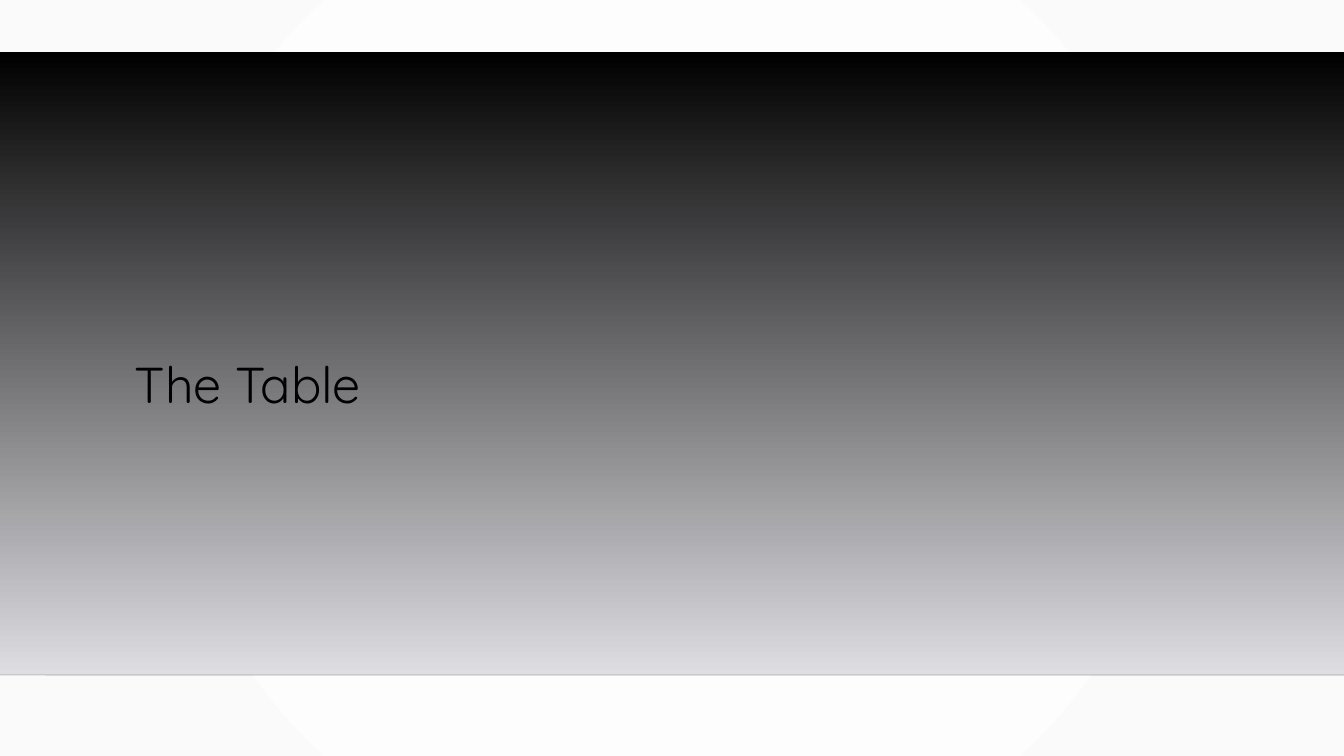
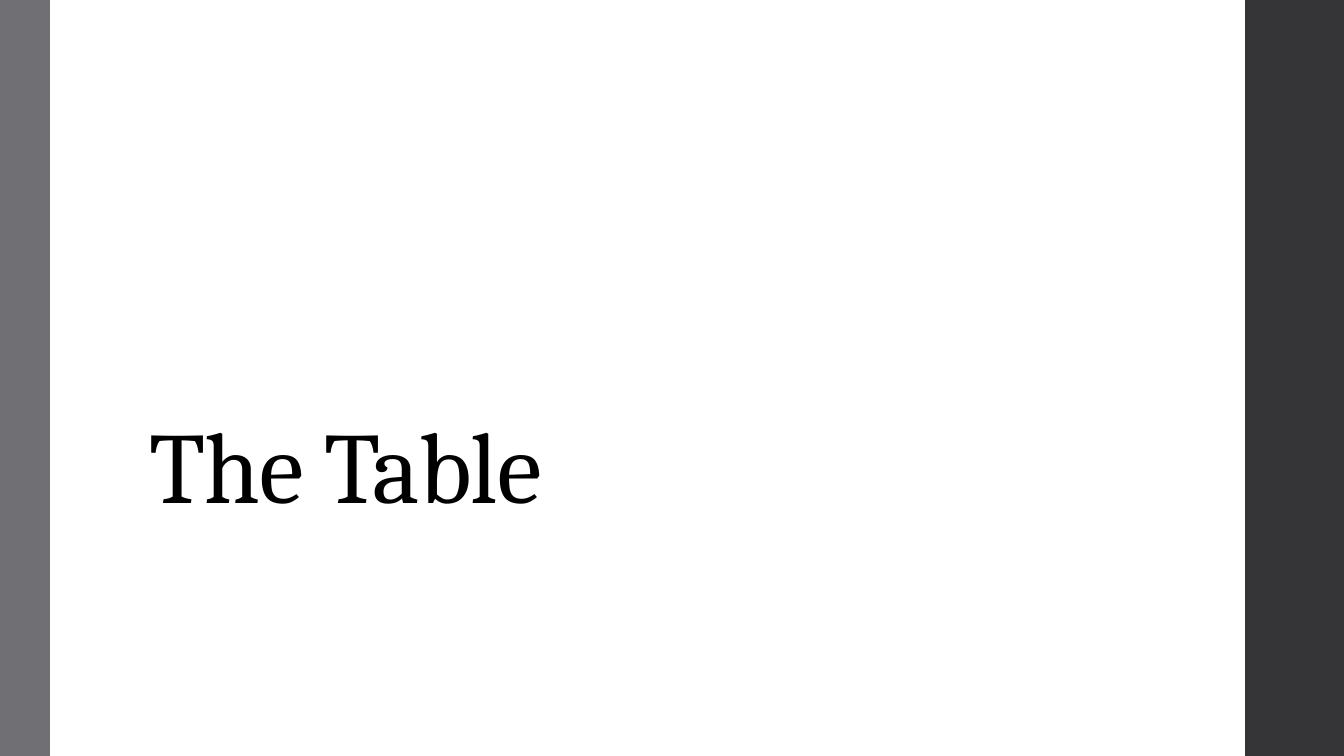
Before and after one commit to MGIS-UMN/GIS5577_week2, a slide deck: slide 6 of BASIC_SQL.odp. Drawn at 1344x756 pixels with LibreOffice and Linux fonts; fonts in the diff are those of the drawing; background and template pictures are left out. Boxes give left, top, right and bottom in pixels: in the first picture for what was removed or moved away, otherwise in the second. Text is boxed around its words. In the diff, an @@ line names an element or a change of style, - is before the commit and + after.

```diff
--- a/BASIC_SQL.odp
+++ b/BASIC_SQL.odp
@@ background gradient #FFFFFF to #FAFAFA to #FFFFFF @@
@@ freeform shape added at (0, 0, 50, 756), fill #6F6F74 @@
@@ freeform shape added at (1245, 0, 1344, 756), fill #353537 @@
@@ freeform shape removed at (0, 51, 1344, 675) @@
@@ title "The Table": place and size @@
-title "The Table" at (135, 366, 360, 404)
+title "The Table" at (149, 433, 542, 504)
@@ title "The Table" at (149, 433, 542, 504): size 36 to 72 pt, font Quicksand to Cambria, letter spacing 0 to -0.5 pt; line spacing 0.9 to 0.85 @@
@@ line removed from (0, 675) to (1344, 675) @@
```
Also in this commit, not shown: 30 other slides changed.
